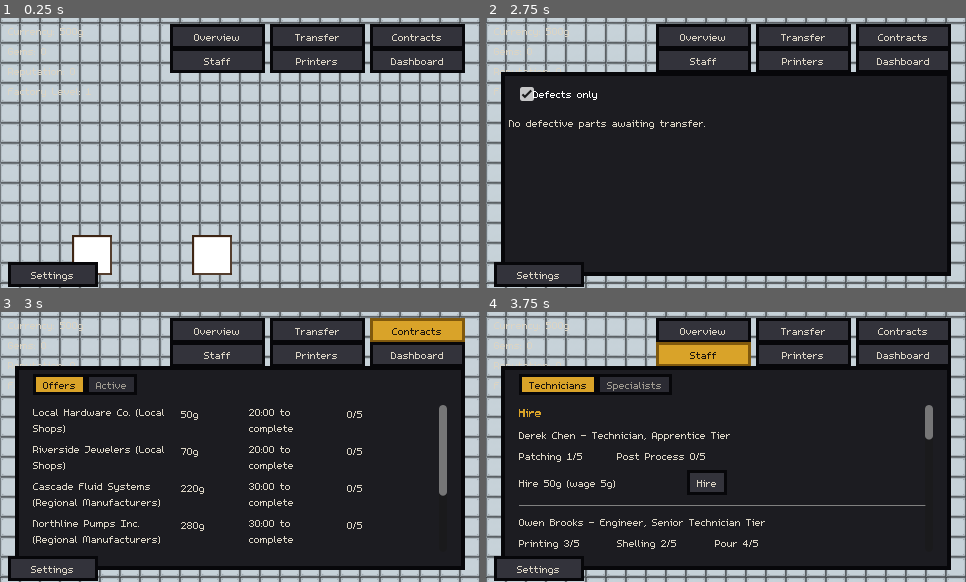
Above: before the commit, frames 1-4 (two rows, left to right).
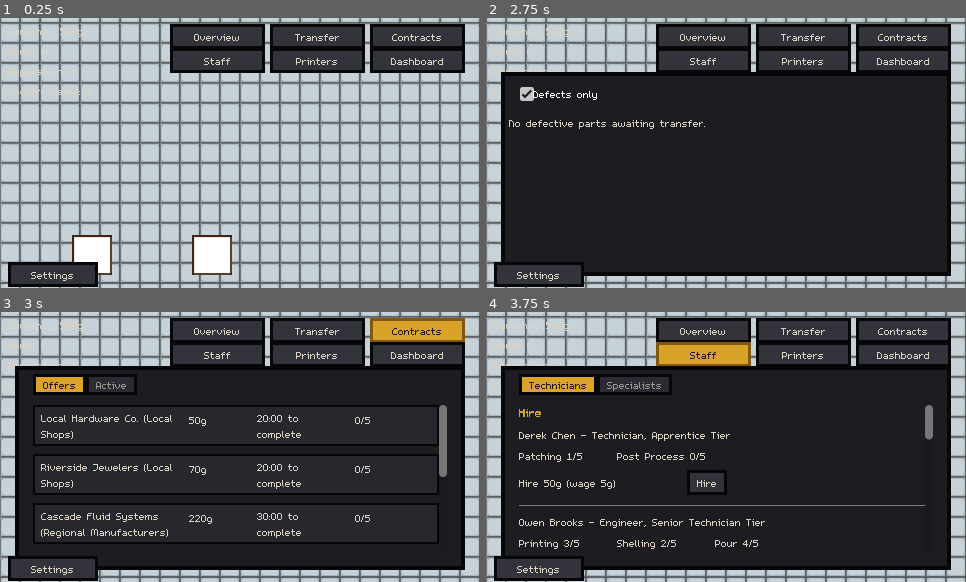
Above: after the commit, the same moments.

Repository: carverweirick/foundry-mobile-game
Game: Godot game, scene res://scenes/main.tscn
Same seed, same stepped clock (60 frames per second), same inputs: the game is played once before the commit and once after it.
Inputs:
- Up to frame 1 (0.25 s): no input
- Up to frame 2 (2.75 s): click "Overview" at 0.5 s; click "Transfer" at 1.25 s; click "Defects only" at 2 s
- Up to frame 3 (3 s): click "Contracts" at 2.75 s
- Up to frame 4 (3.75 s): click "Staff" at 3.5 s

Frames 1-2 are identical in both runs. In frame 3, 3.7% of the frame differs, in the area x 6-94%, y 35-87%; in frame 4, nothing differs.

Commit message:
Box each contract row so they don't read as one continuous block
Design request, off a screenshot: "can you make the each contract its
own box at least in the menu just to differentiate them a little."
Both the Offers tab's OfferRow and the Active tab's ContractRow now
wrap their row content in a PanelContainer with a small 2px-border
card style (lighter-weight than the outer overlay panel's own 4px
chrome, sized for a row repeated many times rather than one big
window), background one step lighter/darker than the surrounding
panel per theme so each box reads as a distinct card. Colors are
picked per ThemeChoice and reapplied to every row on theme_changed,
matching the existing FAMILY_ICON_COLOR-style precedent for small
one-off widget colors elsewhere in this file.

Verified with real (non-headless) screenshots in both the parchment
and dark themes.

Co-Authored-By: Claude Sonnet 5 <noreply@anthropic.com>
Claude-Session: https://claude.ai/code/session_01FyYvPQhLMaHoUjbtV6P8cm

Diff:
--- a/scenes/contracts_overlay.gd
+++ b/scenes/contracts_overlay.gd
@@ -42,6 +42,55 @@
 	GameData.contract_updated.connect(func(_c): _on_contract_updated())
 	GameData.contract_offers_changed.connect(func(): _on_offers_changed())
 	_build_offer_detail_section()
+	# Design request, this session: "make each contract its own box... just
+	# to differentiate them a little" - see _row_box_style()'s own comment.
+	# Its colors are a manual per-theme override (not automatic Theme-type
+	# lookup), so every existing row needs restyling on a live theme switch.
+	ThemeManager.theme_changed.connect(func(_choice): _restyle_all_rows())
+
+
+## Design request, this session: "make each contract its own box... just to
+## differentiate them a little" - both OfferRow and ContractRow used to be a
+## bare HBoxContainer sitting directly in the list with only the theme-wide
+## 8px VBoxContainer separation between them, easy to misread as one
+## continuous block at a glance (see the screenshot that prompted this).
+## Deliberately its own smaller stylebox rather than reusing
+## `Panel/styles/panel` (the outer overlay panel's own 4px-border/10px-margin
+## style) wholesale - that's tuned for one big window chrome, not a
+## repeated-many-times-in-a-scrollable-list row, and would read as
+## needlessly heavy stacked border-in-border. 2px border (matching this
+## theme's existing LineEdit/focus border weight, see CLAUDE.md's UI theme
+## notes) and a background one step lighter/darker than the surrounding
+## panel (rather than identical to it) so each box actually reads as a
+## distinct card. Picked manually per ThemeChoice rather than pulled from
+## the Theme resource, matching this file's existing FAMILY_ICON_COLOR/risk-
+## badge precedent of explicit one-off colors for small non-standard widgets.
+func _row_box_style() -> StyleBoxFlat:
+	var style := StyleBoxFlat.new()
+	if ThemeManager.current_theme == ThemeManager.ThemeChoice.PARCHMENT:
+		style.bg_color = Color(0.885, 0.815, 0.63, 1)
+		style.border_color = Color(0.16, 0.11, 0.08, 1)
+	else:
+		style.bg_color = Color(0.155, 0.155, 0.18, 1)
+		style.border_color = Color(0.03, 0.03, 0.04, 1)
+	style.border_width_left = 2
+	style.border_width_top = 2
+	style.border_width_right = 2
+	style.border_width_bottom = 2
+	style.content_margin_left = 8.0
+	style.content_margin_top = 6.0
+	style.content_margin_right = 8.0
+	style.content_margin_bottom = 6.0
+	style.anti_aliasing = false
+	return style
+
+
+func _restyle_all_rows() -> void:
+	var style := _row_box_style()
+	for row: OfferRow in _offer_rows.values():
+		row.box.add_theme_stylebox_override("panel", style)
+	for row: ContractRow in _contract_rows.values():
+		row.box.add_theme_stylebox_override("panel", style)
 
 
 func _process(delta: float) -> void:
@@ -86,6 +135,7 @@
 ## when the underlying offer itself is gone - accepted or, in the future,
 ## rerolled).
 class OfferRow:
+	var box: PanelContainer
 	var container: HBoxContainer
 	var customer_label: Label
 	var payout_label: Label
@@ -132,7 +182,7 @@
 	for cid in _offer_rows.keys().duplicate():
 		if not offer_ids.has(cid):
 			var stale: OfferRow = _offer_rows[cid]
-			stale.container.queue_free()
+			stale.box.queue_free()
 			_offer_rows.erase(cid)
 			if _selected_offer_id == cid:
 				_selected_offer_id = -1
@@ -153,7 +203,7 @@
 		if row == null:
 			row = _create_offer_row()
 			_offer_rows[o.contract_id] = row
-			offers_root.add_child(row.container)
+			offers_root.add_child(row.box)
 		_update_offer_row(row, o)
 
 	_reposition_detail_section()
@@ -182,7 +232,7 @@
 	for child in offers_root.get_children():
 		if child == _detail_section:
 			continue
-		if child == selected_row.container:
+		if child == selected_row.box:
 			break
 		index_excluding_detail += 1
 	offers_root.move_child(_detail_section, index_excluding_detail + 1)
@@ -190,20 +240,28 @@
 
 func _create_offer_row() -> OfferRow:
 	var row := OfferRow.new()
-	row.container = HBoxContainer.new()
-	# The row itself is the click target now (no separate "View" button) -
+
+	row.box = PanelContainer.new()
+	row.box.add_theme_stylebox_override("panel", _row_box_style())
+	# The box itself is the click target now (no separate "View" button) -
 	# Control's default MOUSE_FILTER_STOP is exactly what's needed here so
 	# it actually receives gui_input rather than passing it through.
-	row.container.mouse_filter = Control.MOUSE_FILTER_STOP
-	row.container.gui_input.connect(_on_offer_row_gui_input.bind(row))
+	row.box.mouse_filter = Control.MOUSE_FILTER_STOP
+	row.box.gui_input.connect(_on_offer_row_gui_input.bind(row))
+
+	row.container = HBoxContainer.new()
+	# IGNORE so a click anywhere in the row still reaches row.box above
+	# instead of being consumed by the inner HBoxContainer.
+	row.container.mouse_filter = Control.MOUSE_FILTER_IGNORE
+	row.box.add_child(row.container)
 
 	row.customer_label = Label.new()
 	row.customer_label.autowrap_mode = TextServer.AUTOWRAP_WORD_SMART
 	row.customer_label.custom_minimum_size = Vector2(140.0, 24.0)
-	# IGNORE so a click landing on the label text itself still reaches the
-	# row container above instead of being consumed here - same fix this
-	# codebase already uses for decorative Controls sitting over a click
-	# target (e.g. the room-zone ColorRects on the shop floor).
+	# IGNORE so a click landing on the label text itself still reaches
+	# row.box above instead of being consumed here - same fix this codebase
+	# already uses for decorative Controls sitting over a click target
+	# (e.g. the room-zone ColorRects on the shop floor).
 	row.customer_label.mouse_filter = Control.MOUSE_FILTER_IGNORE
 	row.container.add_child(row.customer_label)
 
@@ -521,6 +579,7 @@
 ## change structurally (only when one completes), so this is worth doing the
 ## same persistent-widget way as the Overview overlay's rows.
 class ContractRow:
+	var box: PanelContainer
 	var container: HBoxContainer
 	var customer_label: Label
 	var relationship_label: Label
@@ -553,7 +612,7 @@
 	for contract_id in _contract_rows.keys().duplicate():
 		if not active_ids.has(contract_id):
 			var stale_row: ContractRow = _contract_rows[contract_id]
-			stale_row.container.queue_free()
+			stale_row.box.queue_free()
 			_contract_rows.erase(contract_id)
 
 	if active.is_empty():
@@ -572,7 +631,7 @@
 		if row == null:
 			row = _create_contract_row()
 			_contract_rows[c.contract_id] = row
-			contracts_list.add_child(row.container)
+			contracts_list.add_child(row.box)
 		var in_pipeline := GameData.count_parts_in_pipeline(c.contract_id)
 		var relationship := GameData.relationship_stars_for(c.customer_name)
 		row.customer_label.text = "%s (%s)" % [c.customer_name, c.tier_label]
@@ -600,7 +659,12 @@
 
 func _create_contract_row() -> ContractRow:
 	var row := ContractRow.new()
+
+	row.box = PanelContainer.new()
+	row.box.add_theme_stylebox_override("panel", _row_box_style())
+
 	row.container = HBoxContainer.new()
+	row.box.add_child(row.container)
 
 	row.customer_label = Label.new()
 	row.customer_label.autowrap_mode = TextServer.AUTOWRAP_WORD_SMART
Not shown, changed: CLAUDE.md
